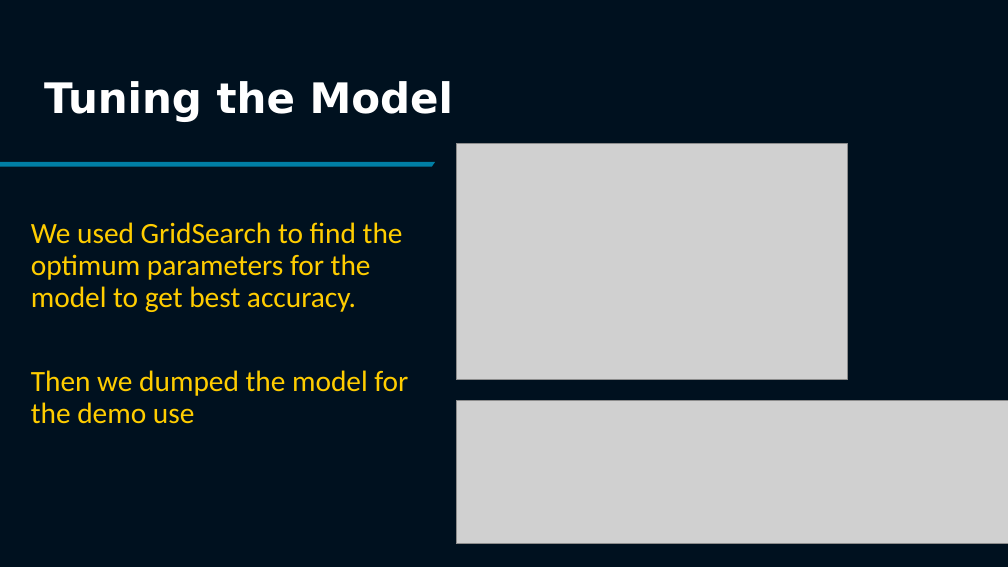
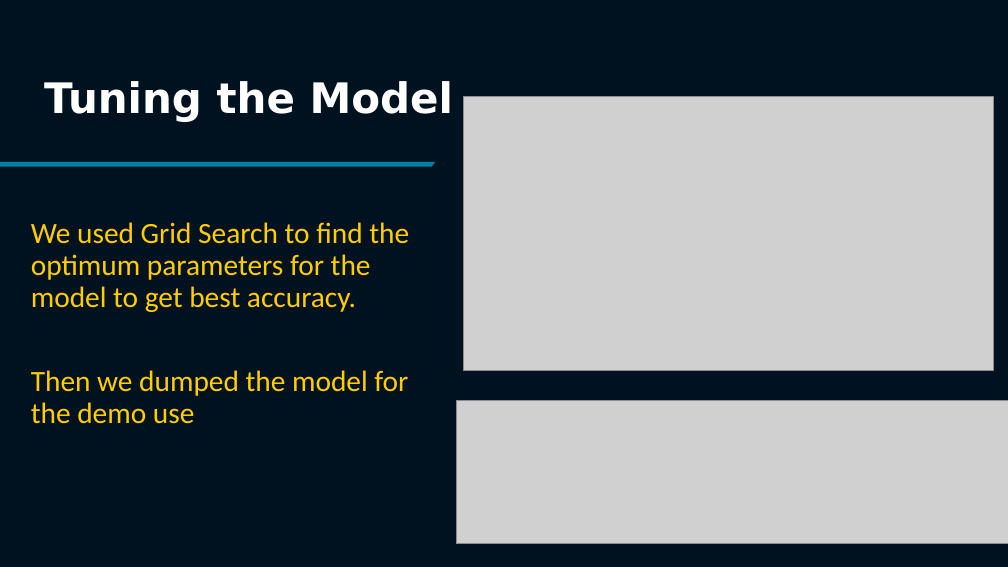
Before and after one commit to HackerSpace-PESU/fakenews-classifier, a slide deck: slide 7 of FinalProject.pptx (slide 6 before the commit). Drawn at 1008x567 pixels with LibreOffice and Linux fonts; fonts in the diff are those of the drawing; grey boxes stand for pictures. Boxes give left, top, right and bottom in pixels: in the first picture for what was removed or moved away, otherwise in the second. Text is boxed around its words. In the diff, an @@ line names an element or a change of style, - is before the commit and + after.

```diff
--- a/FinalProject.pptx
+++ b/FinalProject.pptx
@@ picture resized from (x1=456, y1=144, x2=848, y2=380) to (x1=464, y1=97, x2=994, y2=370) @@
@@ text at (x1=31, y1=222, x2=409, y2=312): spaces changed @@
-We used GridSearch to find the optimum parameters for the model to get best accuracy.
+We used Grid Search to find the optimum parameters for the model to get best accuracy.
```
Also in this commit, not shown: 8 other slides changed, 1 slide added.
